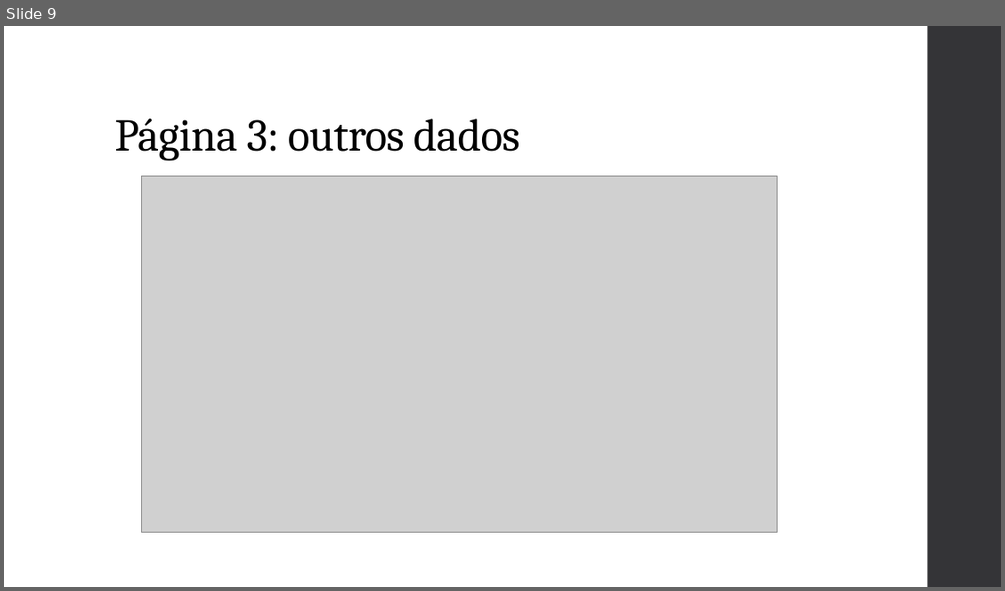
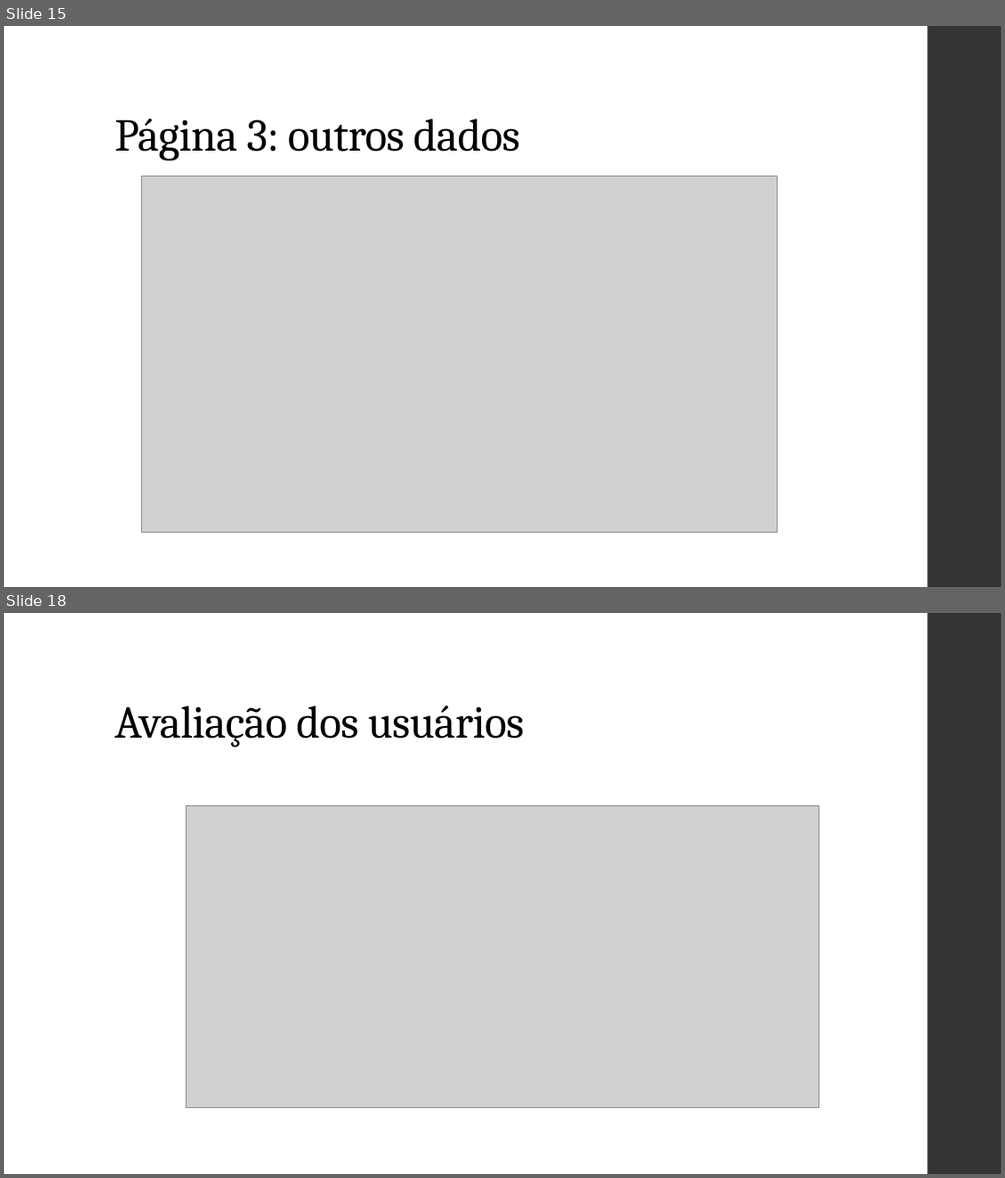
Before and after one commit to gvheisler/dashboard-disciplinas, a slide deck: presentation/presentation.pptx. Shown one above the other, each under a label of ours: slide 9 before the commit, slides 15 and 18 after it; the slides between them are not shown. The pictures are 1005x591 and 1005x1178 pixels, drawn with LibreOffice and Linux fonts; fonts in the diff are those of the drawing; grey boxes stand for pictures. Boxes give left, top, right and bottom in pixels: in the first picture for what was removed or moved away, otherwise in the second. Text is boxed around its words. In the diff, an @@ line names an element or a change of style, - is before the commit and + after.

```diff
--- a/presentation/presentation.pptx
+++ b/presentation/presentation.pptx
@@ slide 18 added at (4,613,1001,1174), background #FFFFFF; not listed: 1 template element that a slide beside it also shows @@
@@ title added at (114,706,525,747), 44 pt, text #000000 @@
+Avaliação dos usuários
@@ picture added at (186,806,819,1107) @@
@@ what was slide 9 is now slide 15 @@
```
Also in this commit, not shown: 9 other slides added, 1 other file.
